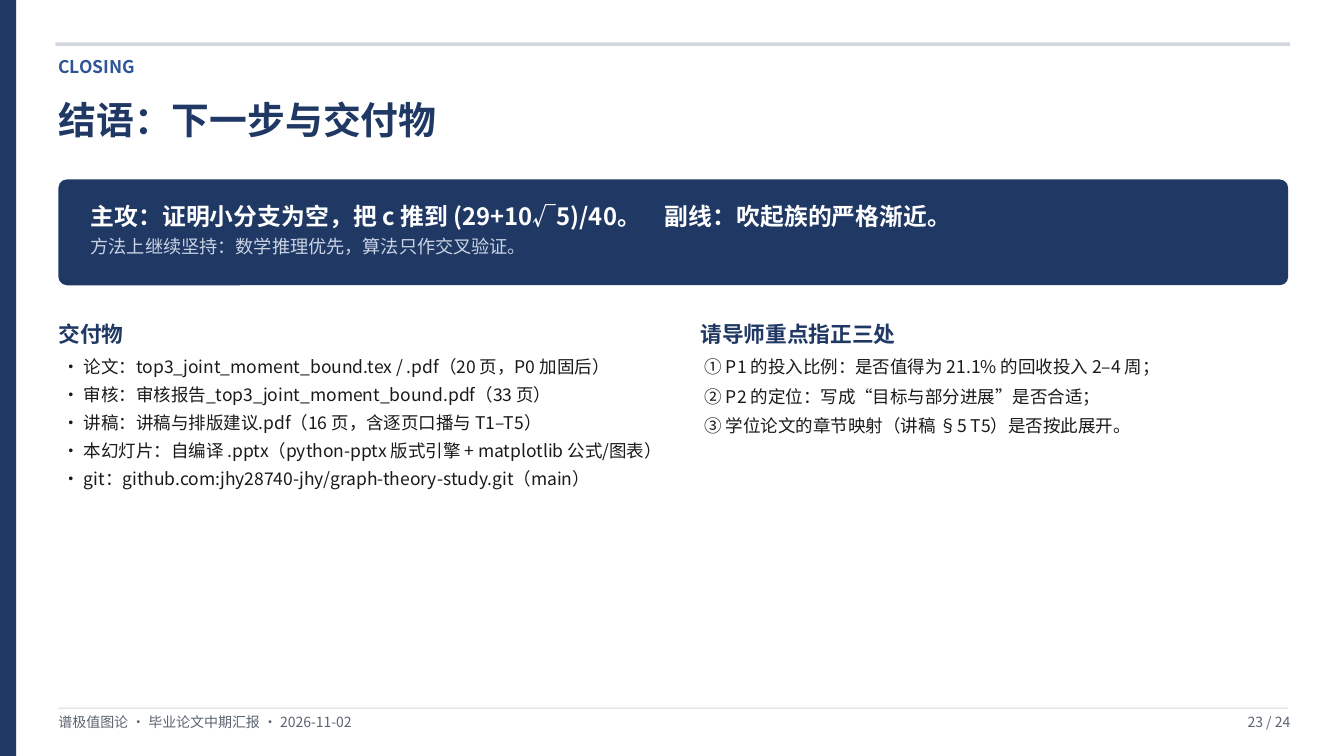
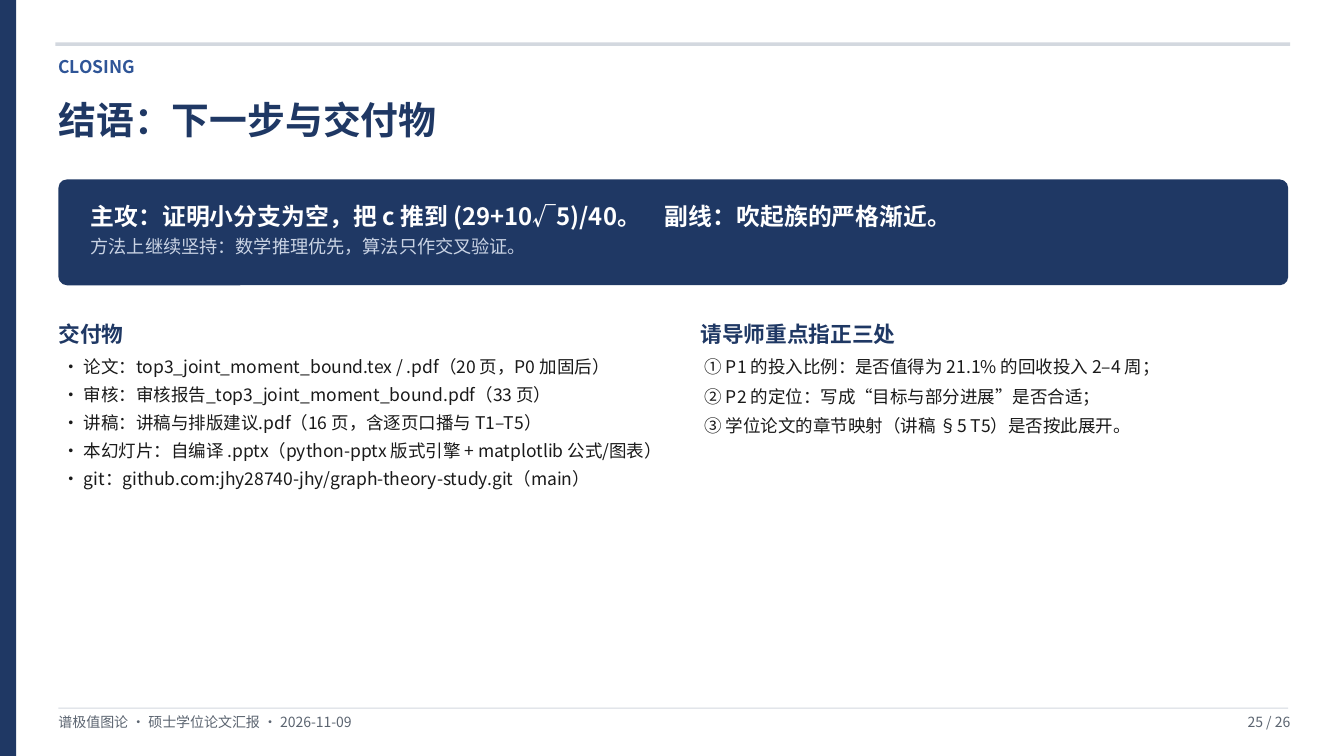
Before and after one commit to jhy28740-jhy/graph-theory-study, a slide deck: slide 26 of paper/reports/汇报_前三大特征值上界_20261102/汇报PPT_自编译_前三大特征值上界_20261102.pptx (slide 24 before the commit). Drawn at 1344x756 pixels with LibreOffice and Linux fonts; fonts in the diff are those of the drawing. Boxes give left, top, right and bottom in pixels: in the first picture for what was removed or moved away, otherwise in the second. Text is boxed around its words. In the diff, an @@ line names an element or a change of style, - is before the commit and + after.

```diff
--- a/paper/reports/汇报_前三大特征值上界_20261102/汇报PPT_自编译_前三大特征值上界_20261102.pptx
+++ b/paper/reports/汇报_前三大特征值上界_20261102/汇报PPT_自编译_前三大特征值上界_20261102.pptx
@@ text at (58, 715, 352, 728): text changed @@
-谱极值图论 · 毕业论文中期汇报 · 2026-11-02
+谱极值图论 · 硕士学位论文汇报 · 2026-11-09
@@ text at (1248, 716, 1291, 727): text changed @@
-23 / 24
+25 / 26
```
Also in this commit, not shown: 23 other slides changed, 2 slides added, 6 other files.
